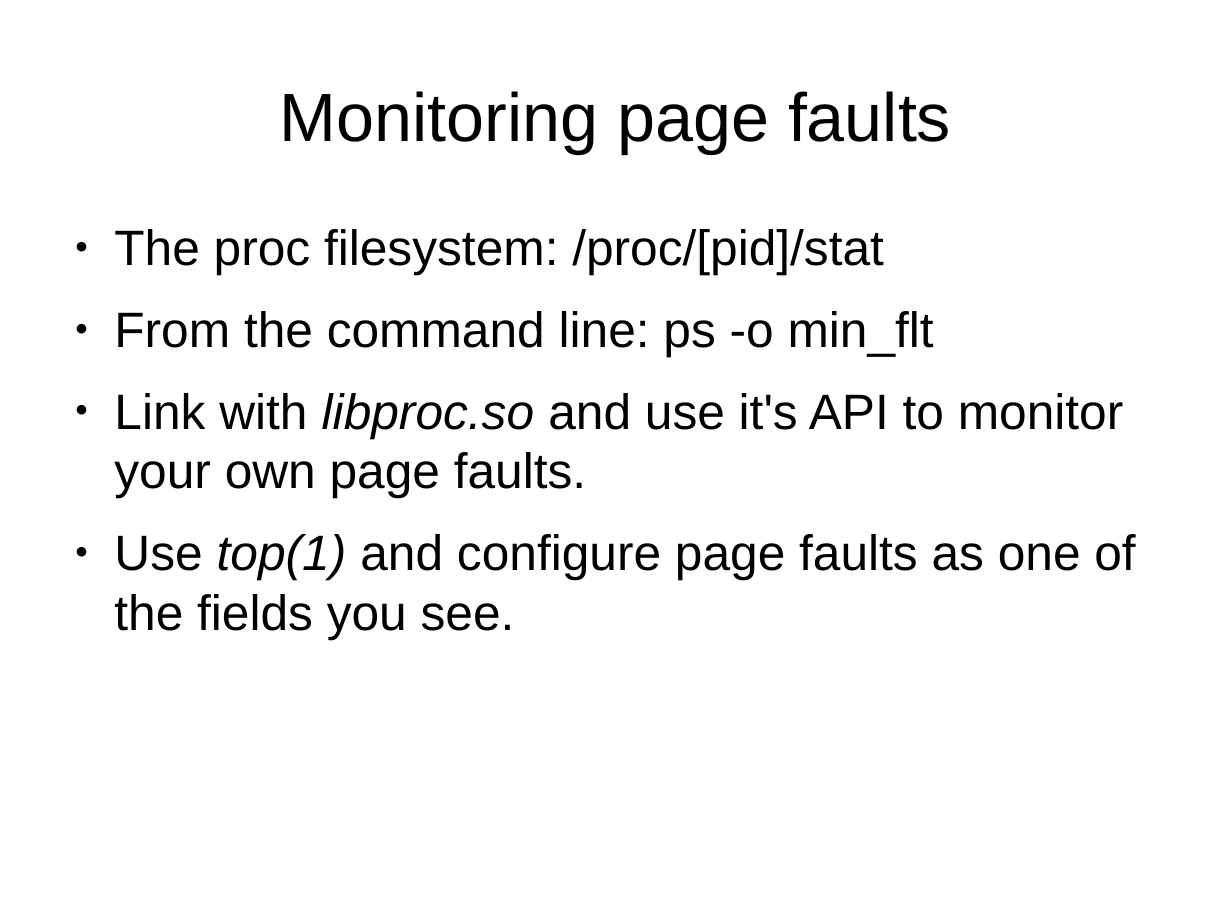
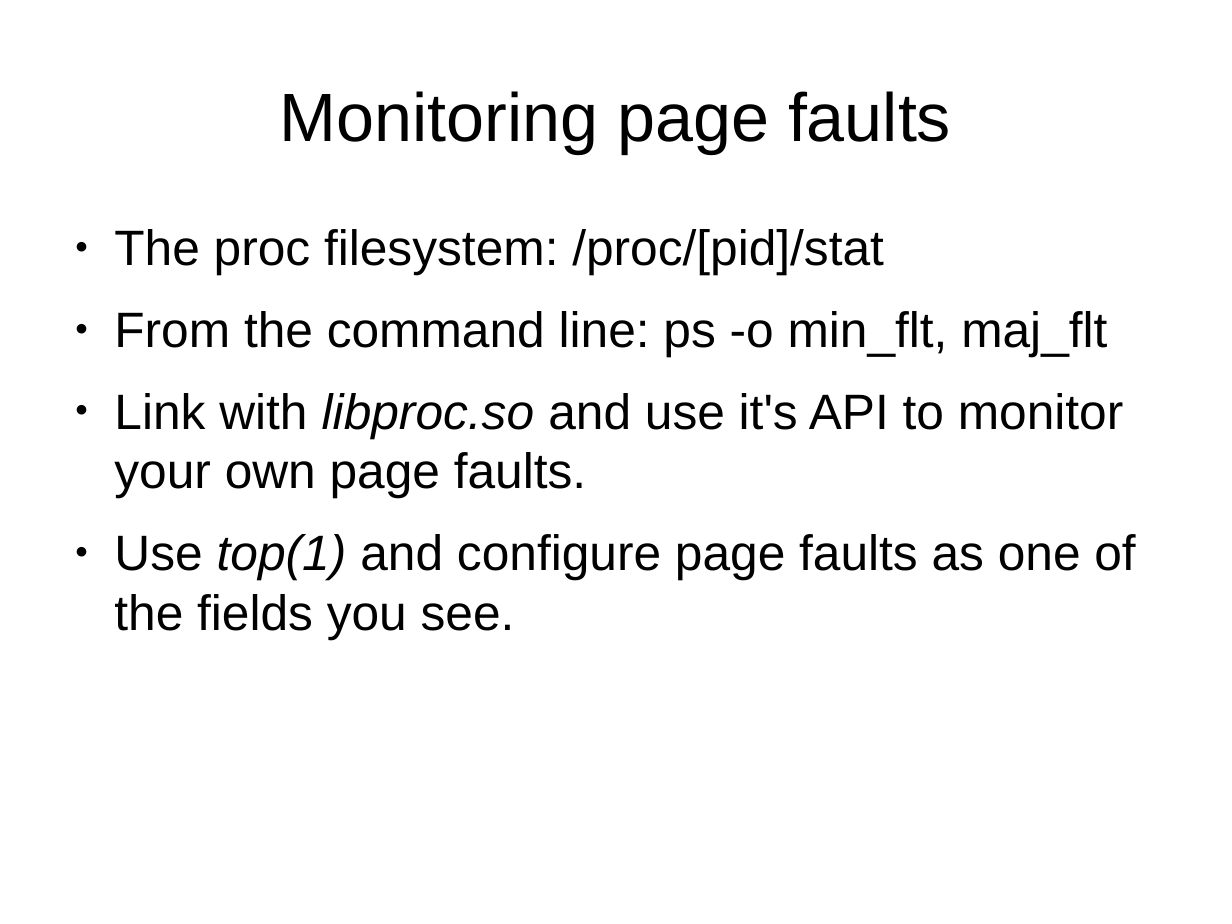
Before and after one commit to kalmuthu/slides, a slide deck: slide 18 of odp/realtime.odp (slide 16 before the commit). Drawn at 1232x924 pixels with LibreOffice and Linux fonts; fonts in the diff are those of the drawing. Boxes give left, top, right and bottom in pixels: in the first picture for what was removed or moved away, otherwise in the second. Text is boxed around its words. In the diff, an @@ line names an element or a change of style, - is before the commit and + after.

```diff
--- a/odp/realtime.odp
+++ b/odp/realtime.odp
@@ text at [114, 311, 1107, 357]: text changed @@
-● From the command line: ps -o min_flt
+● From the command line: ps -o min_flt, maj_flt
```
Also in this commit, not shown: 11 other slides changed, 9 slides added.
